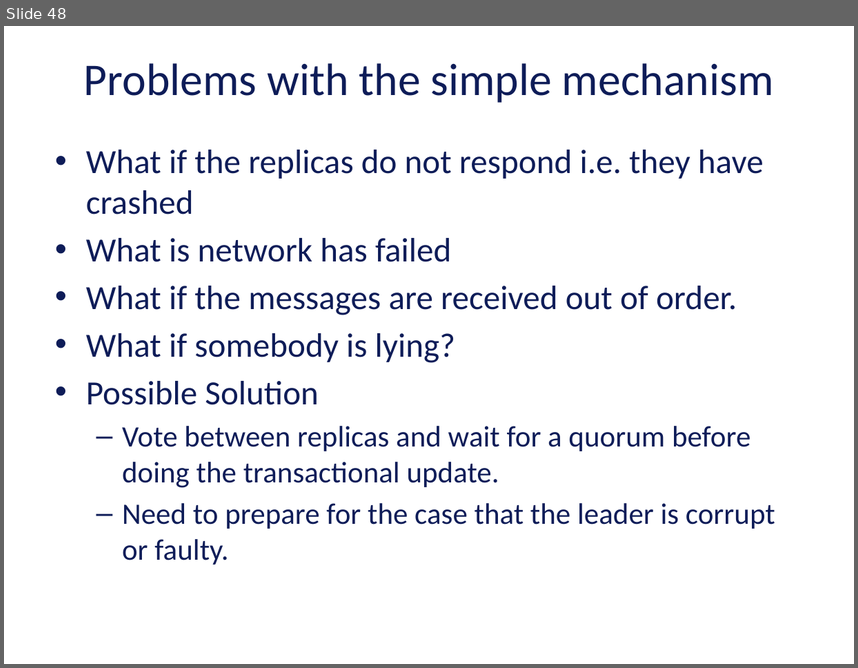
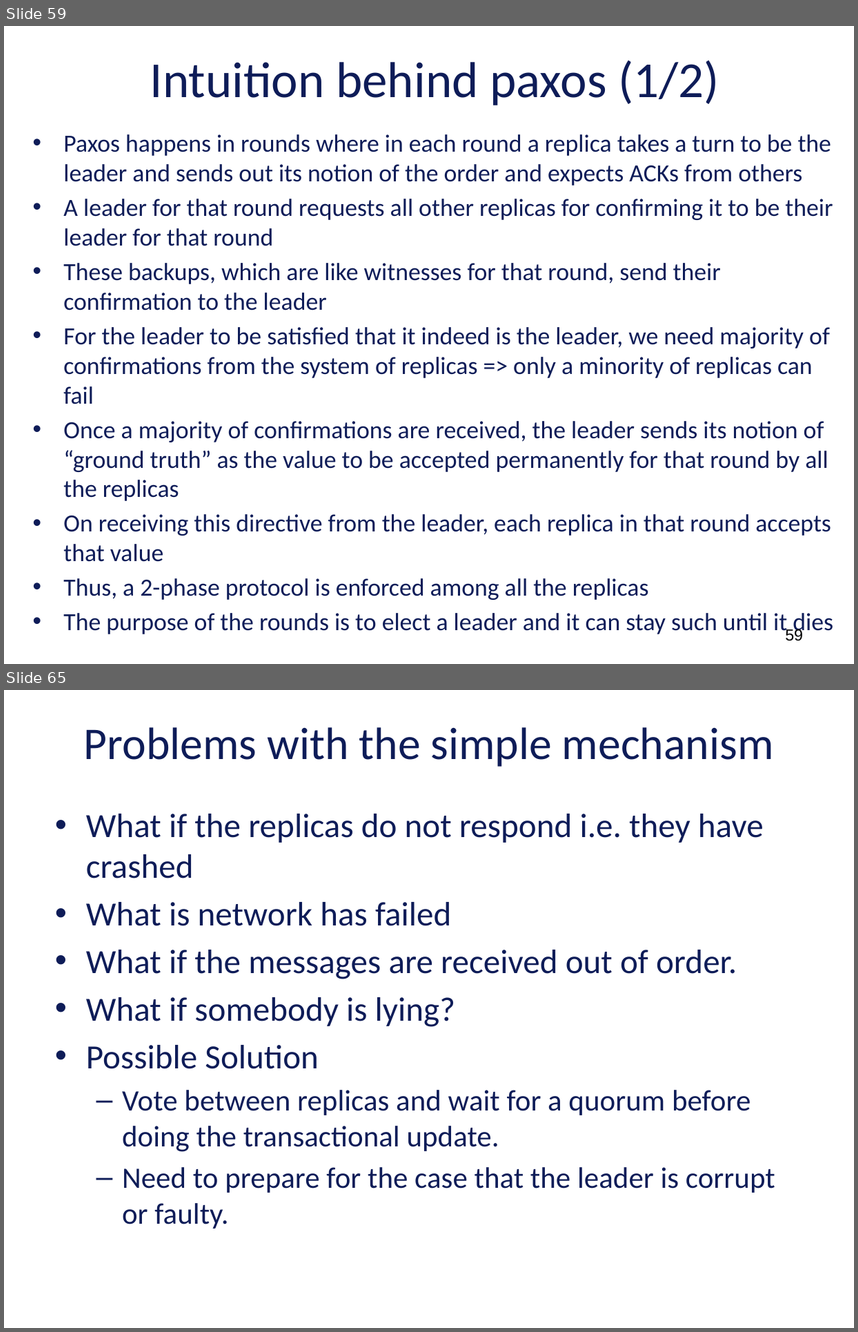
Before and after one commit to vu-resilient-distributed-systems/lectures-fall-2019, a slide deck: Module-5-AvoidingFailures/04_00_SoftwareFaultTolerance.pptx. Shown one above the other, each under a label of ours: slide 48 before the commit, slides 59 and 65 after it; the slides between them are not shown. The pictures are 858x668 and 858x1332 pixels, drawn with LibreOffice and Linux fonts; fonts in the diff are those of the drawing; background and template pictures are left out. Boxes give left, top, right and bottom in pixels: in the first picture for what was removed or moved away, otherwise in the second. Text is boxed around its words. In the diff, an @@ line names an element or a change of style, - is before the commit and + after.

```diff
--- a/Module-5-AvoidingFailures/04_00_SoftwareFaultTolerance.pptx
+++ b/Module-5-AvoidingFailures/04_00_SoftwareFaultTolerance.pptx
@@ slide 59 added at bbox=[4, 26, 854, 664], background picture (left out) @@
@@ title added at bbox=[150, 60, 719, 105], 42.7 pt, text #0E1C58 @@
+Intuition behind paxos (1/2)
@@ text added at bbox=[63, 134, 833, 637], 20.9 pt, text #0E1C58 @@
+• Paxos happens in rounds where in each round a replica takes a turn to be the leader and sends out its notion of the order and expects ACKs from others
+• A leader for that round requests all other replicas for confirming it to be their leader for that round
+• These backups, which are like witnesses for that round, send their confirmation to the leader
+• For the leader to be satisfied that it indeed is the leader, we need majority of confirmations from the system of replicas => only a minority of replicas can fail
+• Once a majority of confirmations are received, the leader sends its notion of “ground truth” as the value to be accepted permanently for that round by all the replicas
+• On receiving this directive from the leader, each replica in that round accepts that value
+• Thus, a 2-phase protocol is enforced among all the replicas
+• The purpose of the rounds is to elect a leader and it can stay such until it dies
@@ page number added at bbox=[785, 627, 803, 641], 13.6 pt, text #000000 @@
+59
@@ what was slide 48 is now slide 65 @@
```
Also in this commit, not shown: 4 slides changed, 15 other slides added, 2 slides removed, 2 other files.
